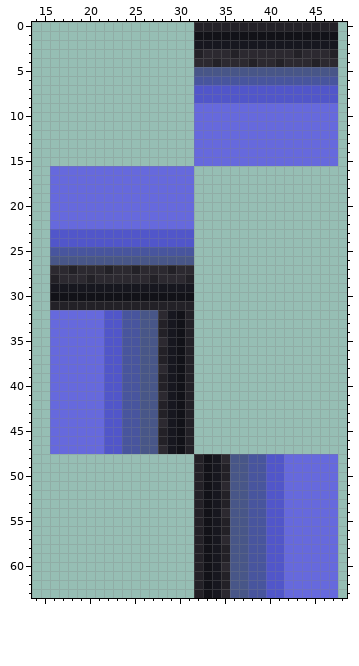
Edited in one commit: pixel-art sprite (Resources/Textures/Structures/Windows/xenoborg.rsi/xenoborg3.png). Above is the file before it was changed.
The file is 64x64 pixels. Shown: x 14..48, y 0..63.
After:
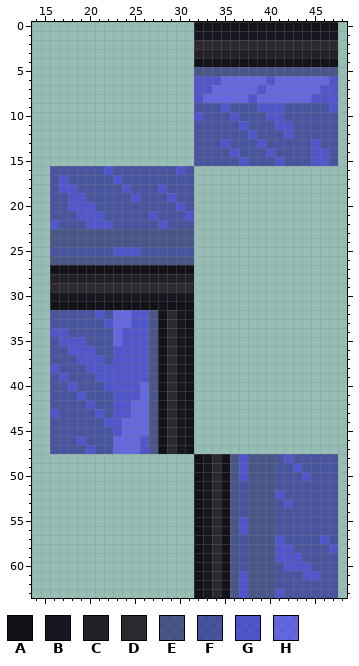
Palette (. is transparent): A #121218  B #17171f  C #232127  D #2c2930  E #110e6996  F #120b8f96  G #210dd996  H #452dfa96
Edits made:
Changed rows in their new state; - is an unchanged pixel.
first column x 16:
 0 ----------------AAAAAAAAAAAAAAAA
 1 ----------------BBBBBBBBBBBBBBBB
 2 ----------------DDDDDDDDDDDDDDDD
 3 -----------------CCC-CCCCCC-CCC-
 4 ----------------AAAAAAAAAAAAAAAA
 6 ----------------GGGHHHHHGHHHHHHG
 7 ------------------HHHHH-HHHHHH--
 8 -----------------HHHHH-HHHHHH---
 9 ----------------FFFGFFFGGGFFFFFG
10 ----------------GFFFGFFFGGFFFFFF
11 ----------------FFFFFGFFFGGFFFFF
12 ----------------FFFFFFGFFFGFFFFF
13 ----------------FFFGFFFGFFFFFGFF
14 ----------------FFFFGFFFGFFFFGGF
15 ----------------FFFFFGFFFGFFFGGF
16 FFFFFFGFFFFFFFGF----------------
17 FGFFFFFGFFFFFFFF----------------
18 FGGFFFFFGFFFGFFF----------------
19 FFGGFFFFFGFFFGFF----------------
20 FFGGGFFFFFFFFFGF----------------
21 FFFGGGFFFFFGFFFG----------------
22 GFFFGGGFFFFFGFFF----------------
23 EEEEEEEEEEEEEEEE----------------
24 EEEEEEEEEEEEEEEE----------------
25 -------GGG----------------------
27 AAAAAAAAAAAAAAAA----------------
28 -CCC-CCCCCC-CCC-----------------
29 DDDDDDDDDDDDDDDD----------------
30 BBBBBBBBBBBBBBBB----------------
31 AAAAAAAAAAAAAAAA----------------
32 FFFFFGFHHGG-ADBA----------------
33 FFFFFF-HHGG-ADBA----------------
34 GGFFFFFHGGG-ADBA----------------
35 FGGGFFFHGGG-ADBA----------------
36 FFGGGFF-GGG-ADBA----------------
37 FFFGGGF-GGG-ADBA----------------
38 GFFFGG--GGG-ADBA----------------
39 FGFFFG--GGG-ADBA----------------
40 FFGFFF--GGH-ADBA----------------
41 FFFGFFF-GGH-ADBA----------------
42 FFFFGFF-GHH-ADBA----------------
43 GFFFFGF-GHH-ADBA----------------
44 FFFFFF--HHH-ADBA----------------
45 FFFFFFF-HHH-ADBA----------------
46 FFFGFFFHHHG-ADBA----------------
47 FFFFGFFHHHG-ADBA----------------
48 ----------------ABDA-GEEEFGFFFFF
49 ----------------ABDA-GEEEFFGFFFF
50 ----------------ABDA-GEEEFFFGFFF
51 ----------------ABDA-FEEEFFFFFFF
52 ----------------ABDA-FEEE-FFFFFF
53 ----------------ABDA-FEEEFGFFFFF
54 ----------------ABDA-FEEEFFFFFFF
55 ----------------ABDA-GEEEFFFFFFF
56 ----------------ABDA-GEEEFFFFFFF
57 ----------------ABDA-FEEE-FFFFGF
58 ----------------ABDA-FEEE-GFFFFG
59 ----------------ABDA-FEEE-GGFFFF
60 ----------------ABDA-FEEEFGGGFFF
61 ----------------ABDA-GEEEFFFGGFF
62 ----------------ABDA-GEEEFFFFFFF
63 ----------------ABDA-GEEE-FFFFFF
Changed places in both pictures, as pixel boxes (x1, y1, x2, y2):
changed: (50, 22, 338, 598)
